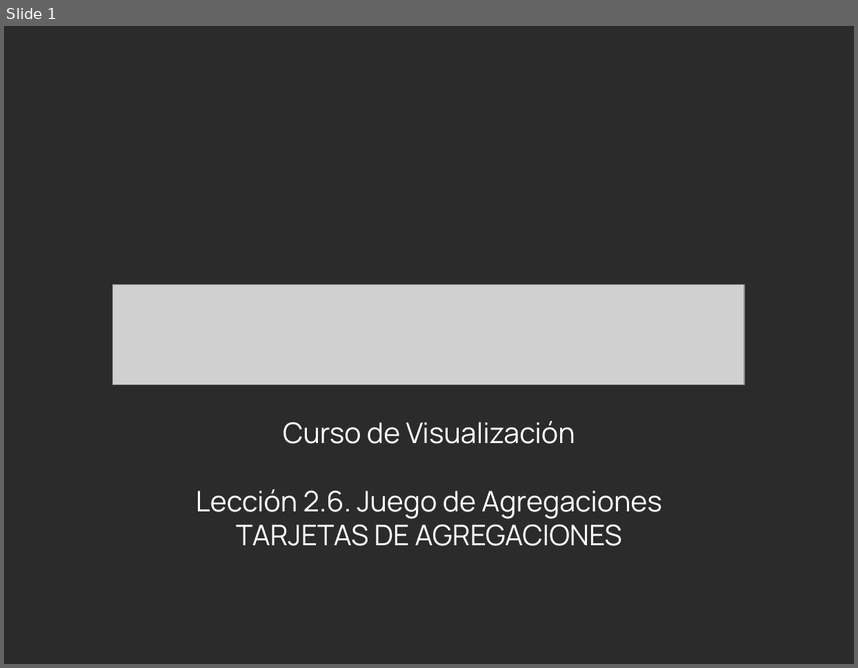
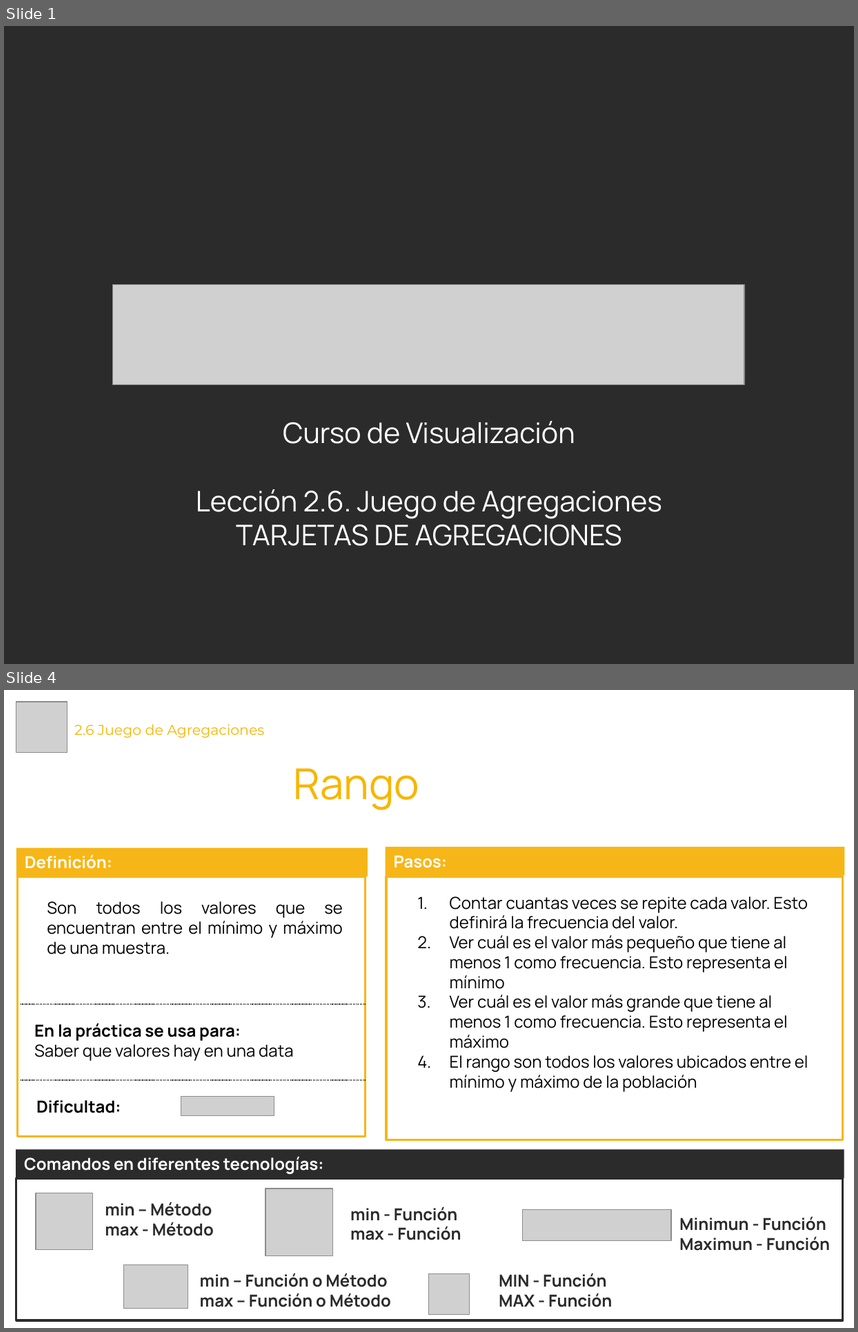
Before and after one commit to Laboratoria/curriculum, a slide deck: 18-data-visualization/Contenido Semana 1/2.6. Material - Tarjetas Juego Agregaciones.pptx. Shown one above the other, each under a label of ours: slide 1 before the commit, slides 1 and 4 after it; the slides between them are not shown. The pictures are 858x668 and 858x1332 pixels, drawn with LibreOffice and Linux fonts; fonts in the diff are those of the drawing; grey boxes stand for pictures; background and template pictures are left out; a plain dark background stands for a picture behind light text. Boxes give left, top, right and bottom in pixels: in the first picture for what was removed or moved away, otherwise in the second. Text is boxed around its words. In the diff, an @@ line names an element or a change of style, - is before the commit and + after.

Commit message:
Actualización del Contenido de los Juegos

```diff
--- a/18-data-visualization/Contenido Semana 1/2.6. Material - Tarjetas Juego Agregaciones.pptx
+++ b/18-data-visualization/Contenido Semana 1/2.6. Material - Tarjetas Juego Agregaciones.pptx
@@ slide 4 added at bbox=[4, 690, 854, 1328], background #FFFFFF @@
@@ picture added at bbox=[16, 702, 67, 753] @@
@@ title added at bbox=[74, 724, 264, 738], 12 pt, text #F7B600 @@
+2.6 Juego de Agregaciones
@@ text added at bbox=[294, 768, 419, 810], 36 pt, text #F7B600 @@
+Rango
@@ rectangle added at bbox=[16, 847, 367, 876], fill #F7B617, 14 pt, text #FFFFFF, bold @@
+Definición:
@@ rectangle added at bbox=[385, 847, 844, 876], fill #F7B617, 14 pt, text #FFFFFF, bold @@
+Pasos:
@@ rectangle added at bbox=[18, 876, 366, 1136], outline #F7B617 2 pt @@
@@ rectangle added at bbox=[386, 876, 843, 1140], outline #F7B617 2 pt @@
@@ text added at bbox=[450, 896, 809, 1092], 14 pt, text #000000 @@
+1. Contar cuantas veces se repite cada valor. Esto definirá la frecuencia del valor.
+2. Ver cuál es el valor más pequeño que tiene al menos 1 como frecuencia. Esto representa el mínimo
+3. Ver cuál es el valor más grande que tiene al menos 1 como frecuencia. Esto representa el máximo
+4. El rango son todos los valores ubicados entre el mínimo y máximo de la población
@@ text added at bbox=[47, 901, 343, 954], 14 pt, text #000000 @@
+Son todos los valores que se encuentran entre el mínimo y máximo de una muestra.
@@ line added from (20, 1004) to (366, 1004), #2B2B2B 0.75 pt dashed @@
@@ text added at bbox=[34, 1023, 293, 1061], 14 pt, text #000000 @@
+En la práctica se usa para:
+Saber que valores hay en una data
@@ line added from (20, 1080) to (366, 1080), #2B2B2B 0.75 pt dashed @@
@@ text added at bbox=[36, 1100, 121, 1113], 14 pt, text #000000, bold @@
+Dificultad:
@@ picture added at bbox=[181, 1096, 274, 1115] @@
@@ rectangle added at bbox=[16, 1149, 844, 1178], fill #2B2B2B, 14 pt, text #FFFFFF, bold @@
+Comandos en diferentes tecnologías:
@@ rectangle added at bbox=[16, 1178, 842, 1320], outline #2B2B2B 2 pt @@
@@ picture added at bbox=[36, 1192, 92, 1250] @@
@@ text added at bbox=[105, 1201, 214, 1236], 14 pt, text #2B2B2B, bold @@
+min – Método
+max - Método
@@ picture added at bbox=[266, 1188, 333, 1255] @@
@@ text added at bbox=[350, 1206, 461, 1240], 14 pt, text #2B2B2B, bold @@
+min - Función
+max - Función
@@ picture added at bbox=[523, 1210, 671, 1241] @@
@@ text added at bbox=[680, 1216, 830, 1250], 14 pt, text #2B2B2B, bold @@
+Minimun - Función
+Maximun - Función
@@ picture added at bbox=[124, 1265, 188, 1308] @@
@@ text added at bbox=[200, 1272, 391, 1307], 14 pt, text #2B2B2B, bold @@
+min – Función o Método
+max – Función o Método
@@ picture added at bbox=[429, 1273, 470, 1314] @@
@@ text added at bbox=[499, 1272, 612, 1307], 14 pt, text #2B2B2B, bold @@
+MIN - Función
+MAX - Función
```
Also in this commit, not shown: 1 slide changed, 6 other slides added, 7 slides removed, 9 other files.
